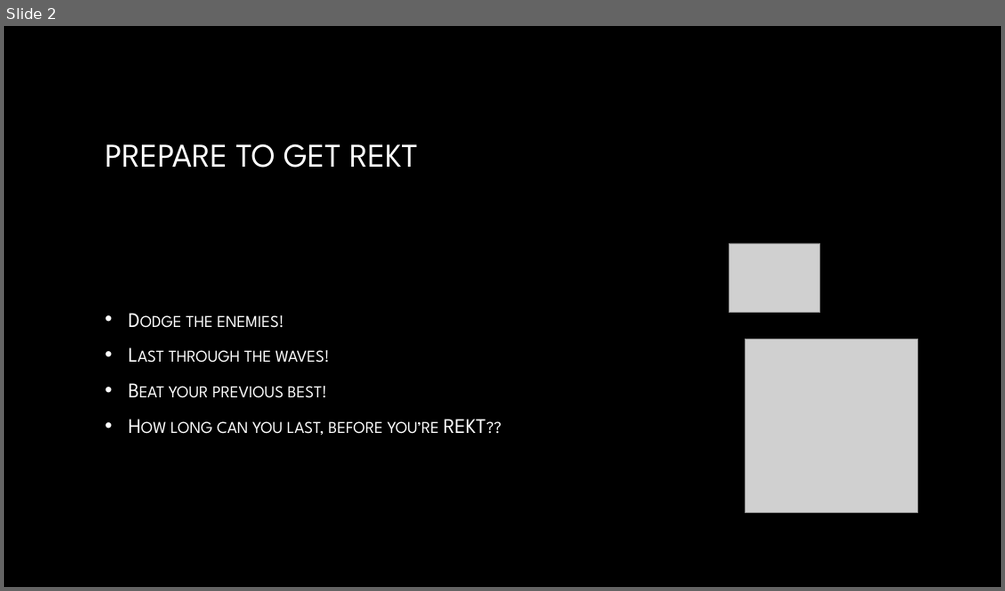
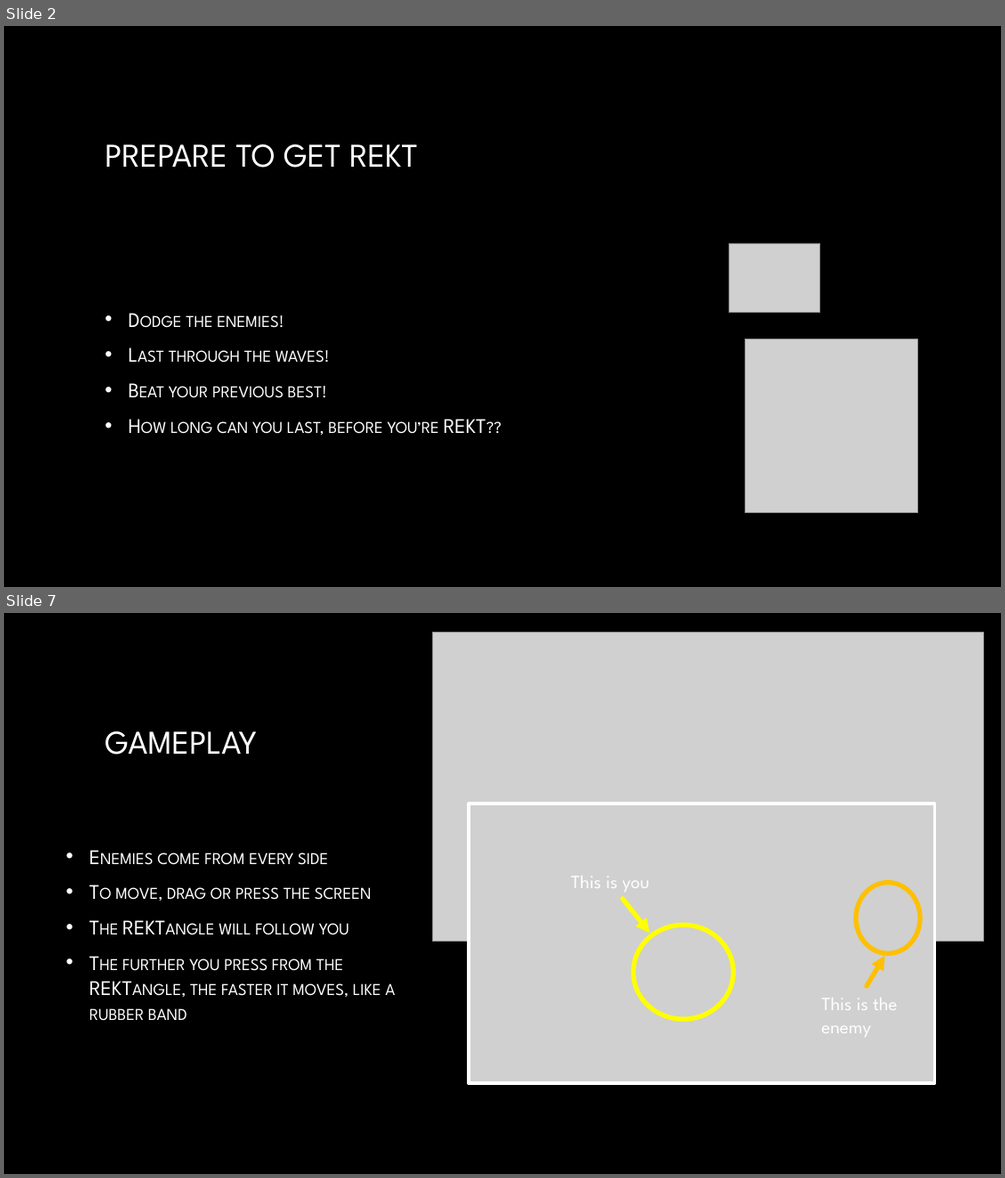
Before and after one commit to losborne/TheREKTangle, a slide deck: ProjectDocumentation/ProjectArchitecture.pptx. Shown one above the other, each under a label of ours: slide 2 before the commit, slides 2 and 7 after it; the slides between them are not shown. The pictures are 1005x591 and 1005x1178 pixels, drawn with LibreOffice and Linux fonts; fonts in the diff are those of the drawing; grey boxes stand for pictures; background and template pictures are left out. Boxes give left, top, right and bottom in pixels: in the first picture for what was removed or moved away, otherwise in the second. Text is boxed around its words. In the diff, an @@ line names an element or a change of style, - is before the commit and + after.

```diff
--- a/ProjectDocumentation/ProjectArchitecture.pptx
+++ b/ProjectDocumentation/ProjectArchitecture.pptx
@@ slide 7 added at [4,613,1001,1174], background picture (left out) @@
@@ picture added at [432,632,984,941] @@
@@ title added at [105,731,257,755], 32 pt, text gradient #FFFFFF to #A6A6A6 @@
+GAMEPLAY
@@ picture added at [469,803,934,1083] @@
@@ rectangle added at [469,803,934,1083], outline #FFFFFF 3 pt @@
@@ text added at [89,852,395,1021], 20 pt, text gradient #FFFFFF to #BFBFBF, small capitals @@
+• Enemies come from every side
+• To move, drag or press the screen
+• The REKTangle will follow you
+• The further you press from the REKTangle, the faster it moves, like a rubber band
@@ text added at [571,876,650,892], 18 pt, text #FFFFFF @@
+This is you
@@ arrow added from (623, 899) to (650, 933), #FFFF00 4.5 pt @@
@@ ellipse added at [856,882,920,953], outline #FFC000 4.5 pt @@
@@ ellipse added at [633,925,734,1019], outline #FFFF00 4.5 pt @@
@@ arrow added from (867, 986) to (885, 956), #FFC000 4.5 pt @@
@@ text added at [821,997,898,1037], 18 pt, text #FFFFFF @@
+This is the enemy
```
Also in this commit, not shown: 2 slides changed, 5 other slides added, 4 slides removed, 1 other file.
